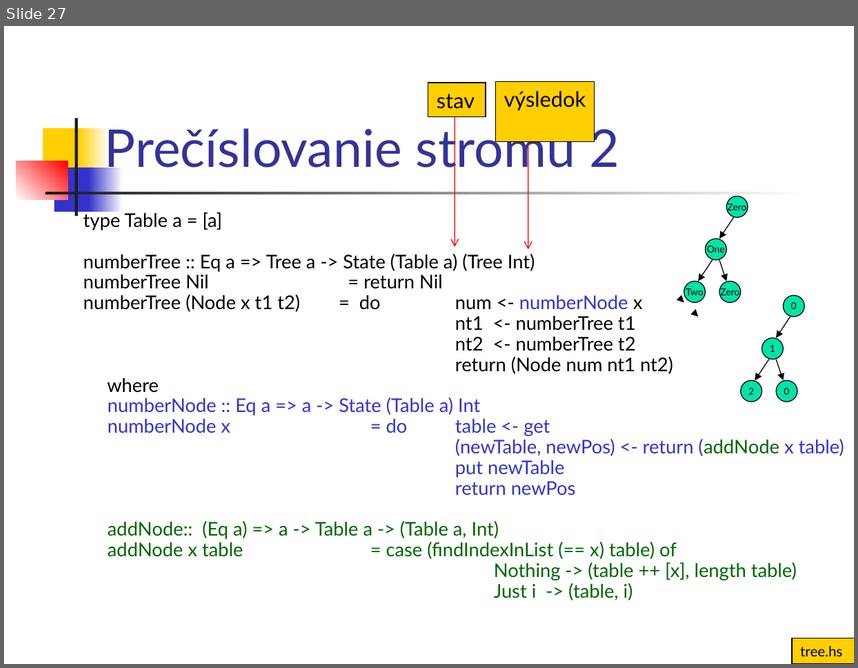
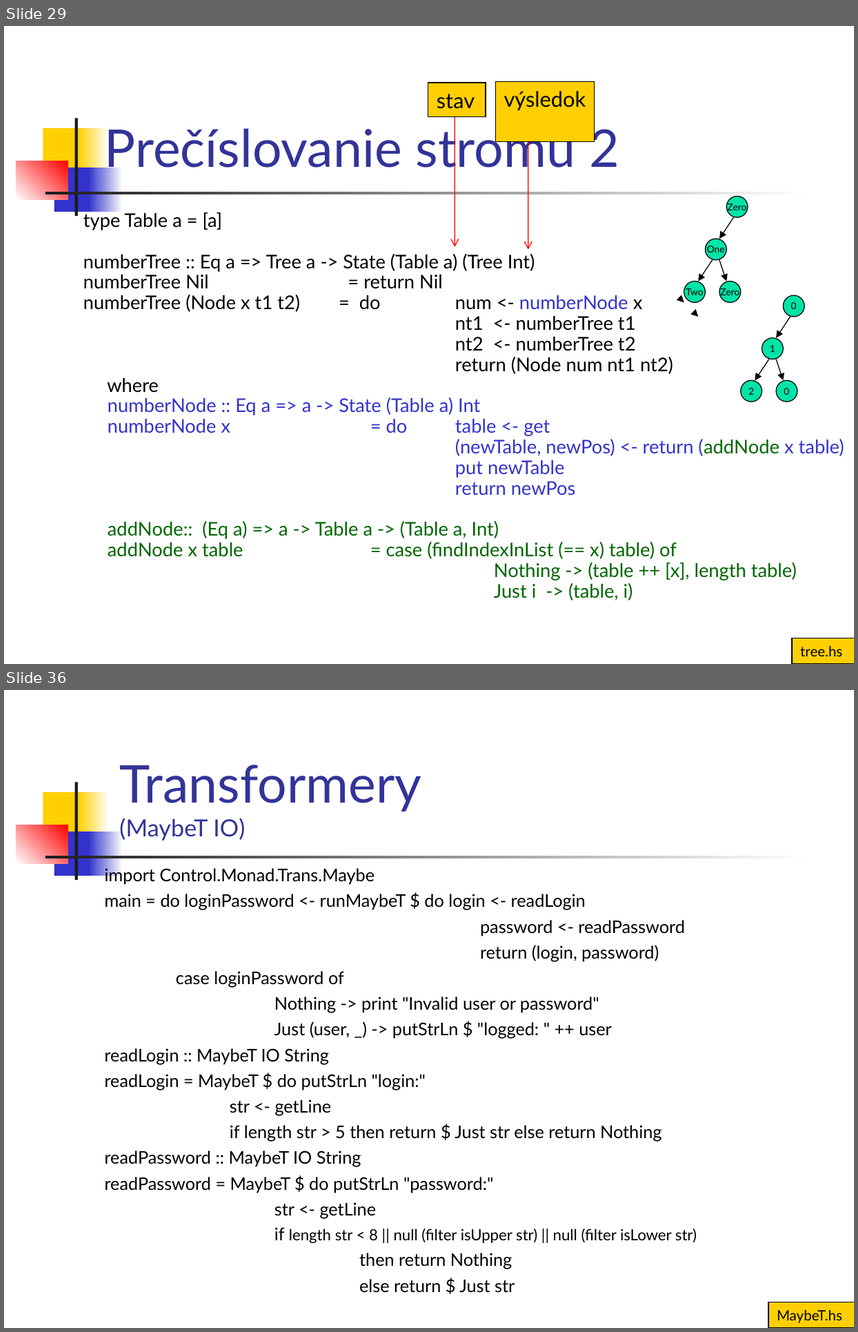
Before and after one commit to Funkcionalne/Prednasky, a slide deck: 13/13_fpro.ppt. Shown one above the other, each under a label of ours: slide 27 before the commit, slides 29 and 36 after it; the slides between them are not shown. The pictures are 858x668 and 858x1332 pixels, drawn with LibreOffice and Linux fonts; fonts in the diff are those of the drawing. Boxes give left, top, right and bottom in pixels: in the first picture for what was removed or moved away, otherwise in the second. Text is boxed around its words. In the diff, an @@ line names an element or a change of style, - is before the commit and + after.

```diff
--- a/13/13_fpro.ppt
+++ b/13/13_fpro.ppt
@@ slide 36 added at box(4, 690, 854, 1328), background #FFFFFF; not listed: 7 template elements that a slide beside it also shows @@
@@ title added at box(119, 765, 421, 840), 44 pt, text #333399 @@
+Transformery
+(MaybeT IO)
@@ text added at box(105, 867, 697, 1292), 14.8 pt, text #000000 @@
+import Control.Monad.Trans.Maybe
+main = do loginPassword <- runMaybeT $ do login <- readLogin
+password <- readPassword
+return (login, password)
+case loginPassword of
+Nothing -> print "Invalid user or password"
+Just (user, _) -> putStrLn $ "logged: " ++ user
+readLogin :: MaybeT IO String
+readLogin = MaybeT $ do putStrLn "login:"
+str <- getLine
+if length str > 5 then return $ Just str else return Nothing
+readPassword :: MaybeT IO String
+readPassword = MaybeT $ do putStrLn "password:"
+str <- getLine
+if length str < 8 || null (filter isUpper str) || null (filter isLower str)
+then return Nothing
+else return $ Just str
@@ rectangle added at box(769, 1302, 854, 1328), fill #FFCF01, outline #000000 0.74 pt, 12 pt, text #000000 @@
+MaybeT.hs
@@ what was slide 27 is now slide 29 @@
```
Also in this commit, not shown: 1 slide changed, 7 other slides added, 22 other files.
